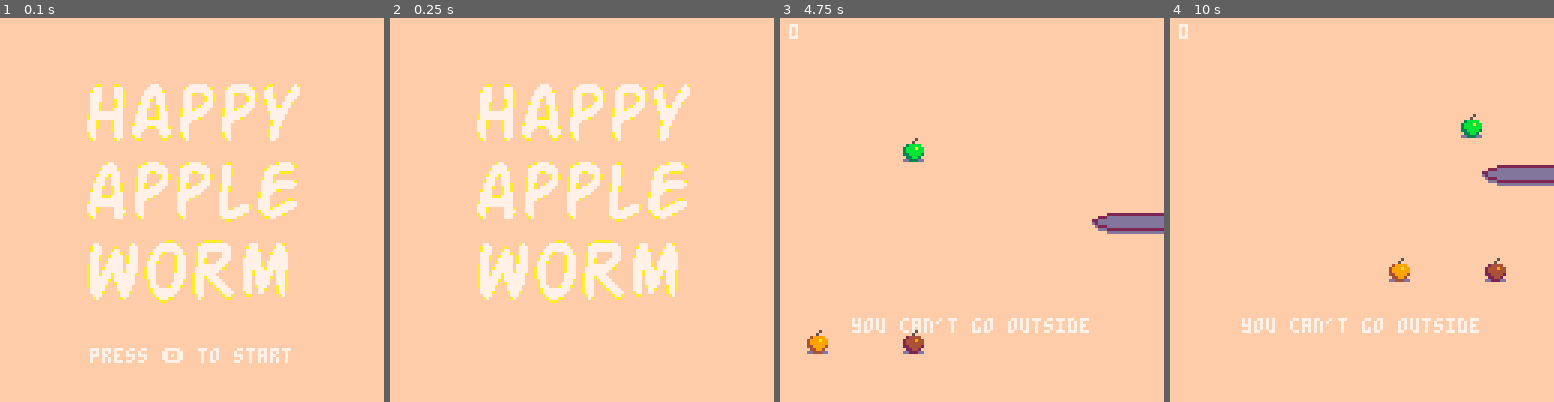
Above: before the commit, frames 1-4 (left to right).
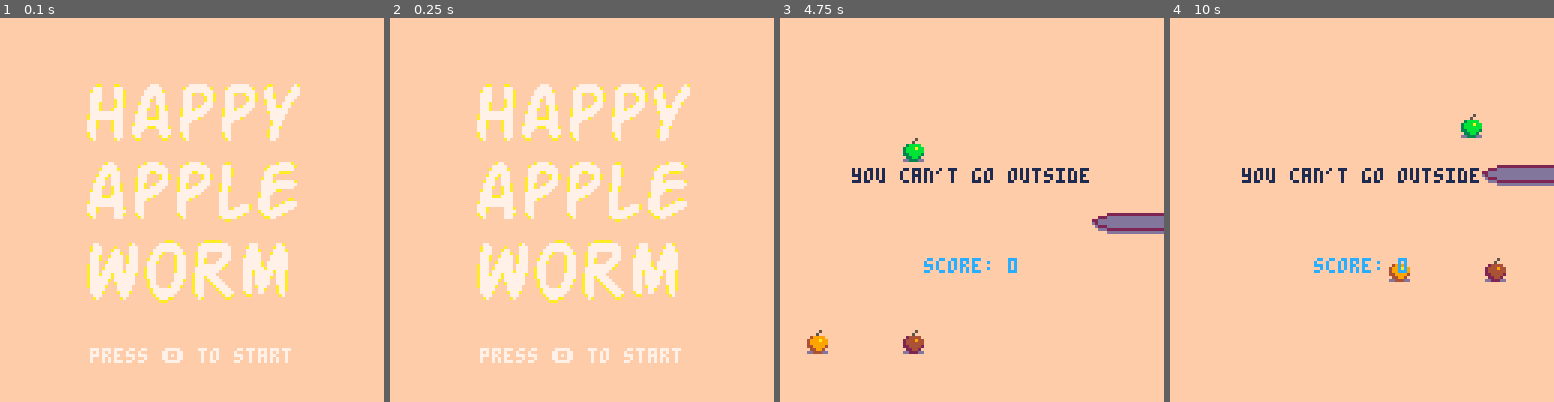
Above: after the commit, the same moments.

Repository: ironchestgames/pico-8-carts
Game: PICO-8 cartridge snake.p8
Two runs of this game, one before a commit and one after it. Both use one fixed random seed, a clock stepped at 60 frames per second and the inputs below.
Inputs:
- Up to frame 1 (0.1 s): no input
- Up to frame 2 (0.25 s): no input
- Up to frame 3 (4.75 s): tap X (X key) at 0.33, 1.07, 1.85, 2.97, 4.08 s; tap O (Z key) at 0.7, 1.7, 2.1, 2.5, 2.9, 3.3, 3.7, 4.1, 4.5 s; hold Right 1.6-2.1 s; hold Up 2.15-2.42 s; hold Right 2.47-3.03 s; hold Left 3.08-3.58 s; hold Down 3.63-3.97 s; hold Right 4.02-4.68 s; hold Up from 4.73 s (still down)
- Up to frame 4 (10 s): tap O (Z key) every 0.4 s from 4.9 to 9.7 s; release Up at 5.03 s; hold Left 5.08-5.68 s; tap X (X key) every 1.12 s from 5.2 to 9.67 s; hold Down 5.73-6.03 s; hold Right 6.08-6.58 s; hold Right 6.63-7.13 s; hold Up 7.18-7.45 s; hold Right 7.5-8.07 s; hold Left 8.12-8.62 s; hold Down 8.67-9 s; hold Right 9.05-9.72 s; hold Up from 9.77 s (still down)

Frame 1 is identical in both runs. In frame 2, 0.8% of the frame differs, in the area x 23-76%, y 85-90%; in frame 3, 2.3%, in the area x 2-81%, y 1-83%; in frame 4, 2.3%.

Commit message:
snake - score when game over

Diff:
--- a/snake.p8
+++ b/snake.p8
@@ -704,13 +704,11 @@
 	if curscene=='game' then
 		gameupdate()
 	elseif curscene=='splash' then
-		t+=1
 		if btn(4) or btn(5) then
 			t=0
 			chgscene('game')
 		end
 	elseif curscene=='gameover' then
-		t+=1
 		if btn(4) or btn(5) then
 			t=0
 			chgscene('game')
@@ -760,7 +758,9 @@
 		end
 	elseif curscene=='gameover' then
 		pal(14,13)
+		pal(7,15)
 		gamedraw()
+
 		deaths={
 			beetle='beetles are poisonous',
 			poop='that\'s disgusting',
@@ -768,7 +768,9 @@
 			snake='don\'t eat yourself',
 		}
 		s=deaths[deathreason]
-		print(s,64-#s*2,100,7)
+		print(s,64-#s*2,50,1)
+		s='score: '..score
+		print(s,64-#s*2,80,12)
 	end
 end
 
